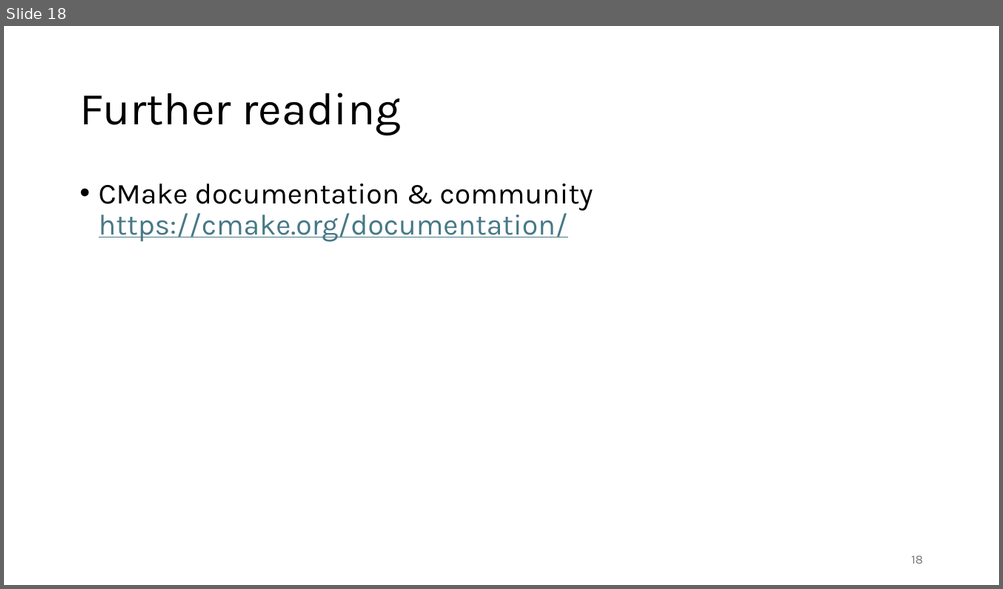
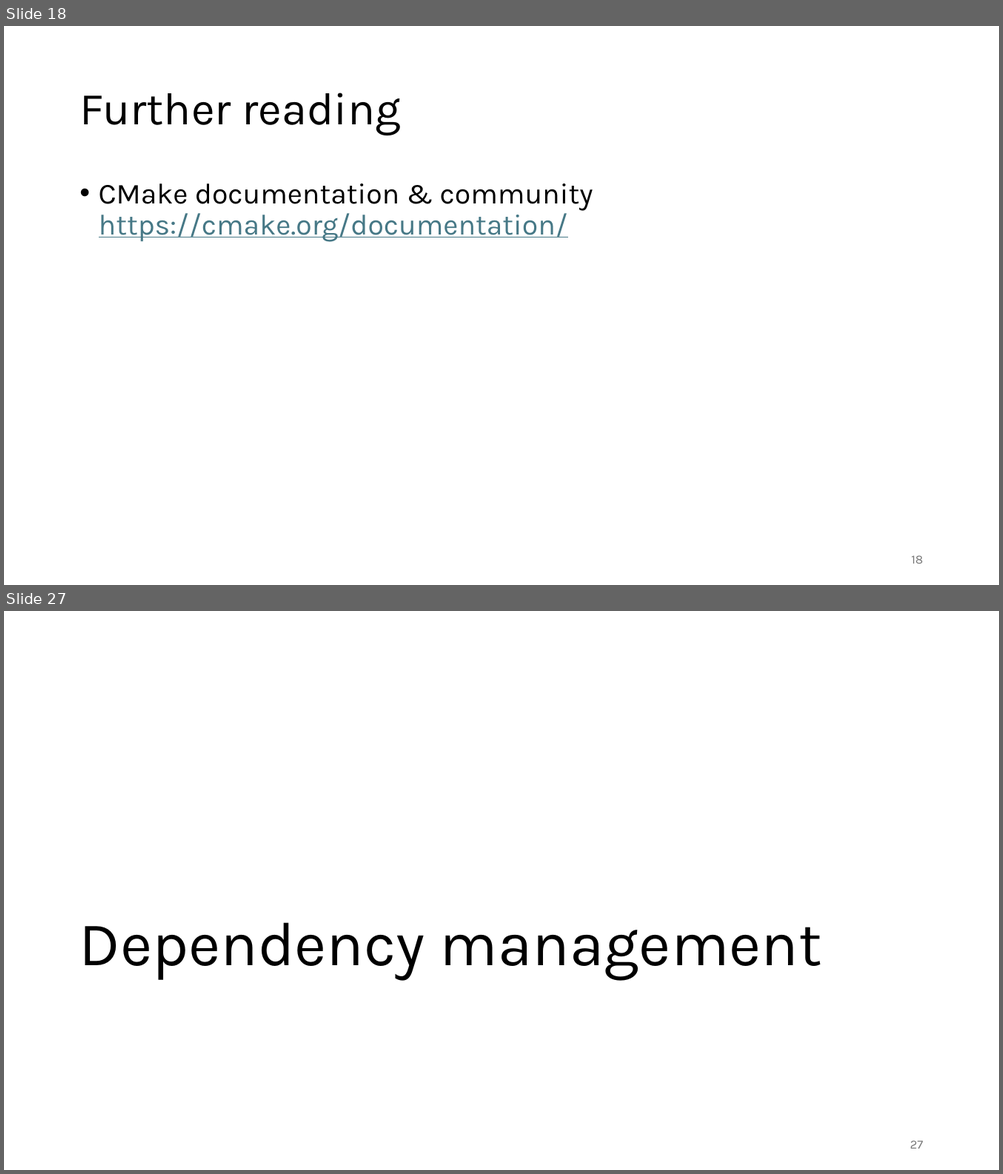
Before and after one commit to gjbex/C-plus-plus-software-engineering, a slide deck: cpp_software_engineering.pptx. Shown one above the other, each under a label of ours: slide 18 before the commit, slides 18 and 27 after it; the slides between them are not shown. The pictures are 1003x589 and 1003x1174 pixels, drawn with LibreOffice and Linux fonts; fonts in the diff are those of the drawing. Boxes give left, top, right and bottom in pixels: in the first picture for what was removed or moved away, otherwise in the second. Text is boxed around its words. In the diff, an @@ line names an element or a change of style, - is before the commit and + after.

```diff
--- a/cpp_software_engineering.pptx
+++ b/cpp_software_engineering.pptx
@@ slide 27 added at (4, 611, 999, 1170), background #FFFFFF @@
@@ title added at (79, 923, 822, 980), 60 pt, text #000000 @@
+Dependency management
@@ page number added at (910, 1141, 923, 1149), 12 pt, text #797979 @@
+27
```
Also in this commit, not shown: 9 other slides added.
